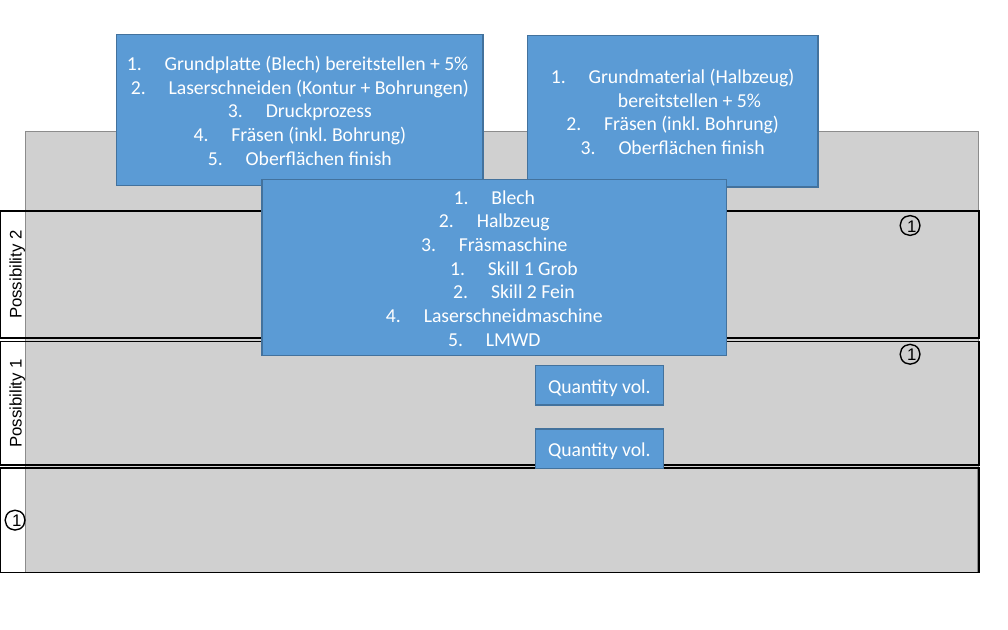
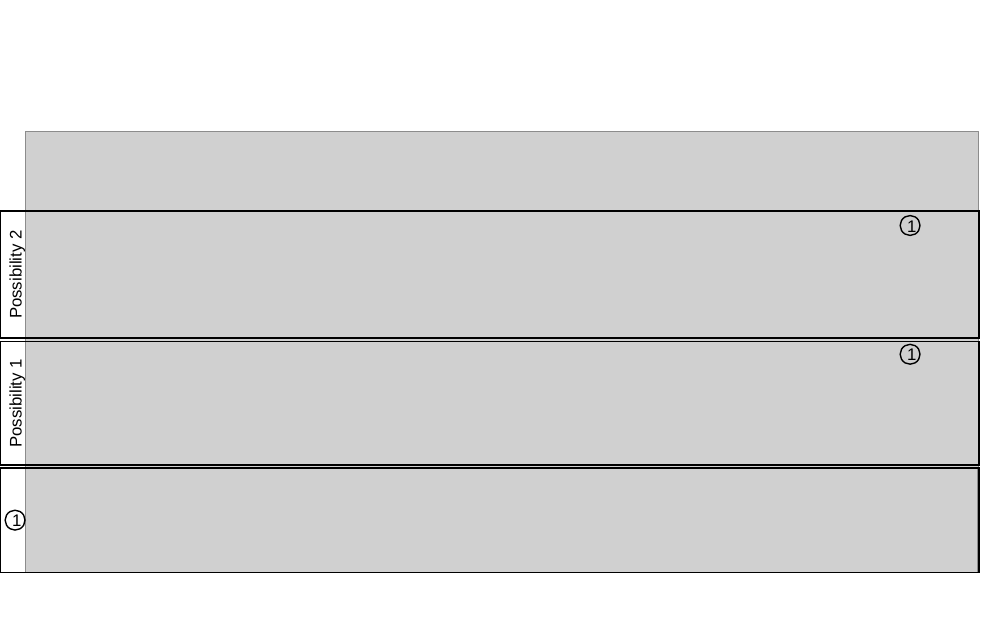
Before and after one commit to iswunistuttgart/plafosus, a slide deck: slide 9 of docs/docu_v1.pptx. Drawn at 1008x630 pixels with LibreOffice and Linux fonts; fonts in the diff are those of the drawing; grey boxes stand for pictures. Boxes give left, top, right and bottom in pixels: in the first picture for what was removed or moved away, otherwise in the second. Text is boxed around its words. In the diff, an @@ line names an element or a change of style, - is before the commit and + after.

```diff
--- a/docs/docu_v1.pptx
+++ b/docs/docu_v1.pptx
@@ rectangle removed at <box>117,34,483,185</box> @@
-1. Grundplatte (Blech) bereitstellen + 5%
-2. Laserschneiden (Kontur + Bohrungen)
-3. Druckprozess
-4. Fräsen (inkl. Bohrung)
-5. Oberflächen finish
@@ rectangle removed at <box>527,35,817,186</box> @@
-1. Grundmaterial (Halbzeug) bereitstellen + 5%
-2. Fräsen (inkl. Bohrung)
-3. Oberflächen finish
@@ rectangle removed at <box>262,179,727,356</box> @@
-1. Blech
-2. Halbzeug
-3. Fräsmaschine
-  1. Skill 1 Grob
-  2. Skill 2 Fein
-4. Laserschneidmaschine
-5. LMWD
@@ rectangle removed at <box>535,366,663,405</box> @@
-Quantity vol.
@@ rectangle removed at <box>535,429,663,469</box> @@
-Quantity vol.
```
Also in this commit, not shown: 1 other slide changed, 1 slide added, 10 other files.
